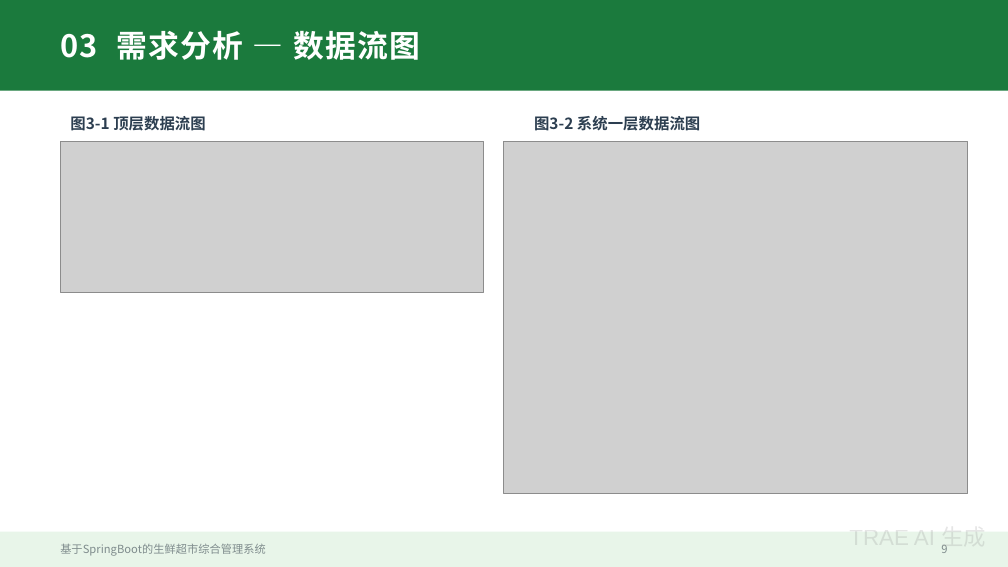
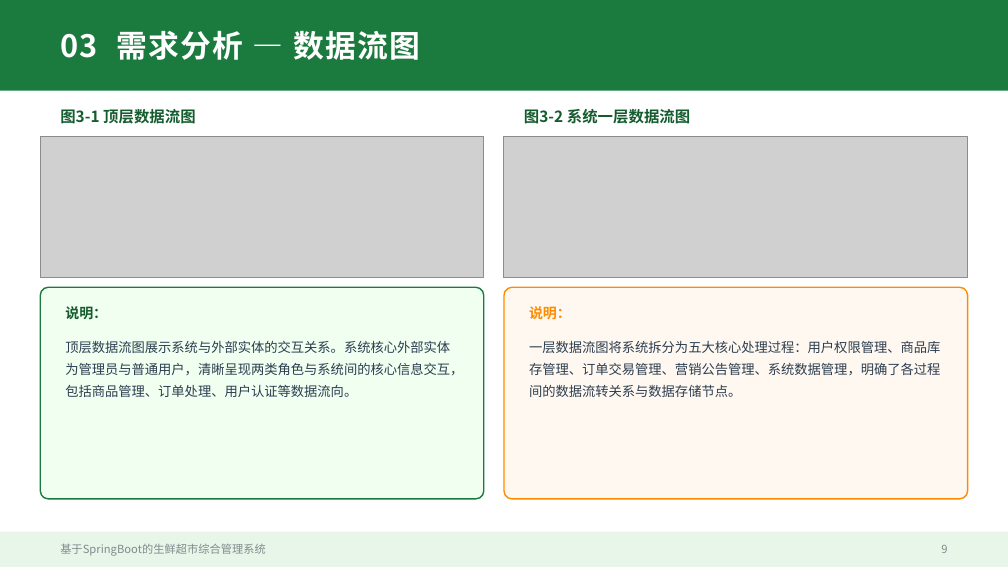
Before and after one commit to lvolk555/Trea--warehouse-, a slide deck: slide 9 of 生鲜超市综合管理系统_毕业答辩PPT.pptx. Drawn at 1008x567 pixels with LibreOffice and Linux fonts; fonts in the diff are those of the drawing; grey boxes stand for pictures. Boxes give left, top, right and bottom in pixels: in the first picture for what was removed or moved away, otherwise in the second. Text is boxed around its words. In the diff, an @@ line names an element or a change of style, - is before the commit and + after.

Commit message:
优化毕业答辩PPT - 为图片添加详细解释说明

```diff
--- a/生鲜超市综合管理系统_毕业答辩PPT.pptx
+++ b/生鲜超市综合管理系统_毕业答辩PPT.pptx
@@ text "图3-1 顶层数据流图": place and size @@
-text "图3-1 顶层数据流图" at [70, 116, 206, 131]
+text "图3-1 顶层数据流图" at [60, 106, 196, 126]
@@ text "图3-1 顶层数据流图" at [60, 106, 196, 126]: text colour #2C3E50 to #145C2E @@
@@ text "图3-2 系统一层数据流图" at [524, 109, 690, 124]: text colour #2C3E50 to #145C2E @@
@@ text "图3-2 系统一层数据流图": place and size @@
-text "图3-2 系统一层数据流图" at [534, 116, 700, 131]
+text "图3-2 系统一层数据流图" at [524, 109, 690, 124]
@@ picture: place and size @@
-picture at [60, 141, 484, 292]
+picture at [40, 136, 484, 277]
@@ picture: place and size @@
-picture at [504, 141, 968, 494]
+picture at [504, 136, 968, 277]
@@ rounded rectangle added at [40, 287, 484, 499], fill #F0FFF0, outline #1B7A3D 1 pt @@
@@ rounded rectangle added at [504, 287, 968, 499], fill #FFF8F0, outline #FF8C00 1 pt @@
@@ text added at [65, 306, 107, 320], 10 pt, text #145C2E, bold @@
+说明：
@@ text added at [529, 306, 571, 320], 10 pt, text #FF8C00, bold @@
+说明：
@@ text added at [65, 341, 463, 397], 9.5 pt, text #2C3E50 @@
+顶层数据流图展示系统与外部实体的交互关系。系统核心外部实体为管理员与普通用户，清晰呈现两类角色与系统间的核心信息交互，包括商品管理、订单处理、用户认证等数据流向。
@@ text added at [529, 341, 940, 397], 9.5 pt, text #2C3E50 @@
+一层数据流图将系统拆分为五大核心处理过程：用户权限管理、商品库存管理、订单交易管理、营销公告管理、系统数据管理，明确了各过程间的数据流转关系与数据存储节点。
@@ text removed at [849, 525, 986, 551] @@
-TRAE AI 生成
```
Also in this commit, not shown: 23 other slides changed.
